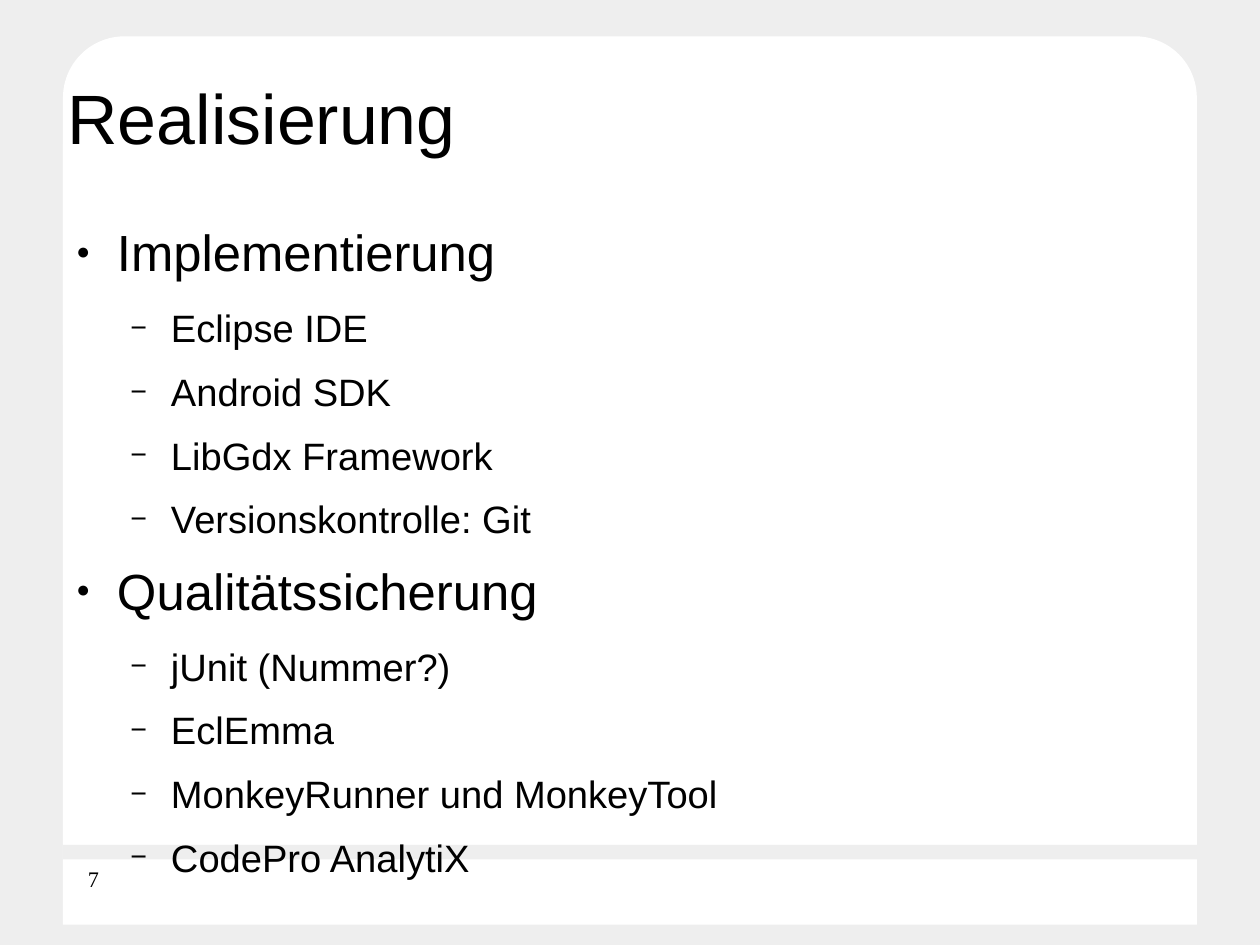
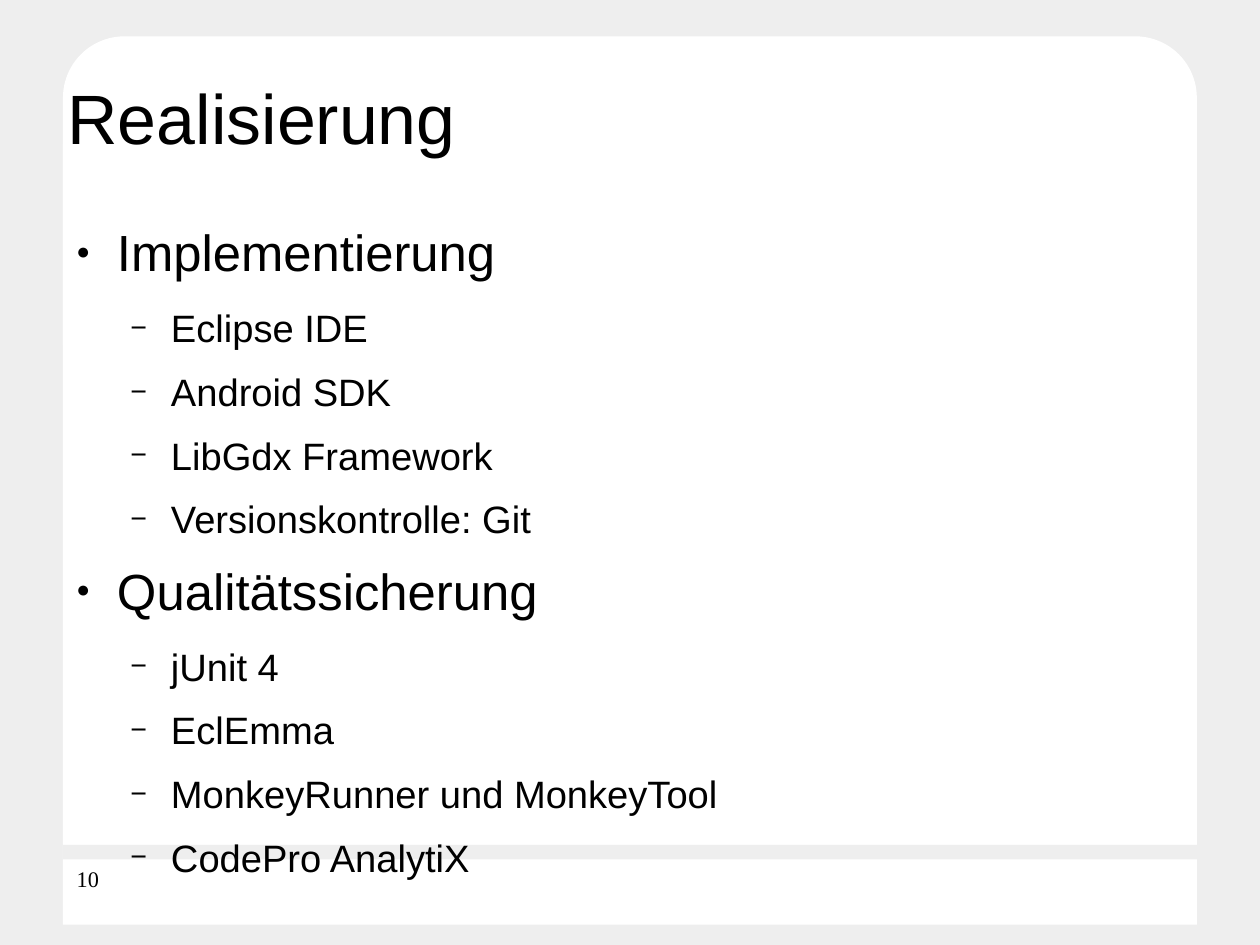
Before and after one commit to Die-anonymen-PSEler/archive, a slide deck: slide 10 of pse-5/final-presentation.odp (slide 7 before the commit). Drawn at 1260x945 pixels with LibreOffice and Linux fonts; fonts in the diff are those of the drawing; background and template pictures are left out. Boxes give left, top, right and bottom in pixels: in the first picture for what was removed or moved away, otherwise in the second. Text is boxed around its words. In the diff, an @@ line names an element or a change of style, - is before the commit and + after.

```diff
--- a/pse-5/final-presentation.odp
+++ b/pse-5/final-presentation.odp
@@ text at (171, 653, 279, 689): text changed @@
-  − jUnit (Nummer?)
+  − jUnit 4
@@ page number at (77, 872, 99, 888): text changed @@
-7
+10
```
Also in this commit, not shown: 3 other slides changed, 4 slides added, 1 slide removed, 1 other file.
